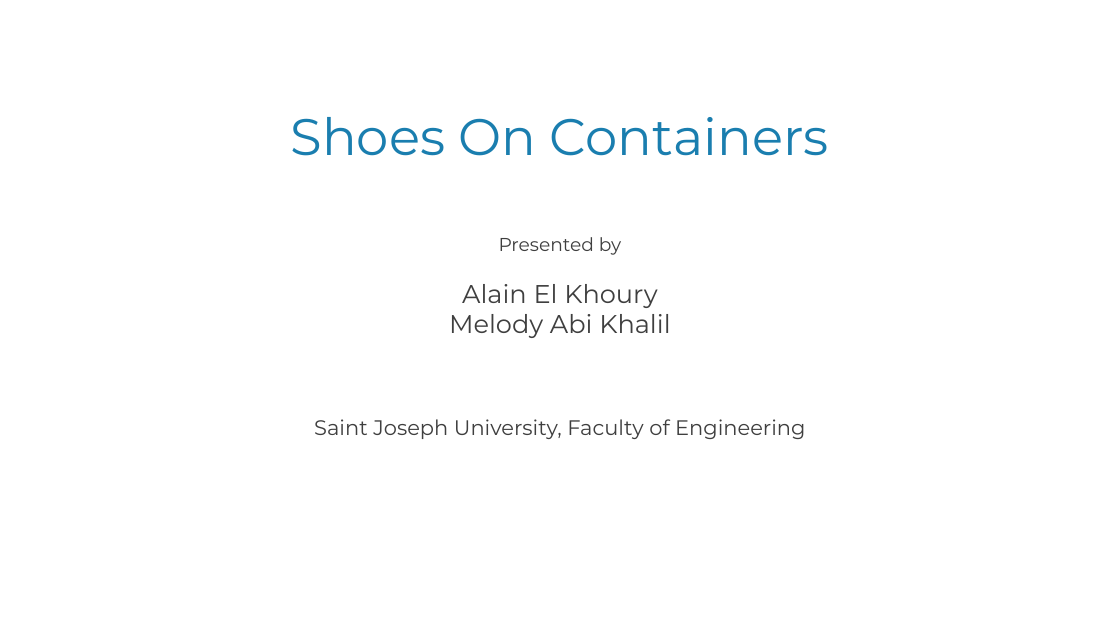
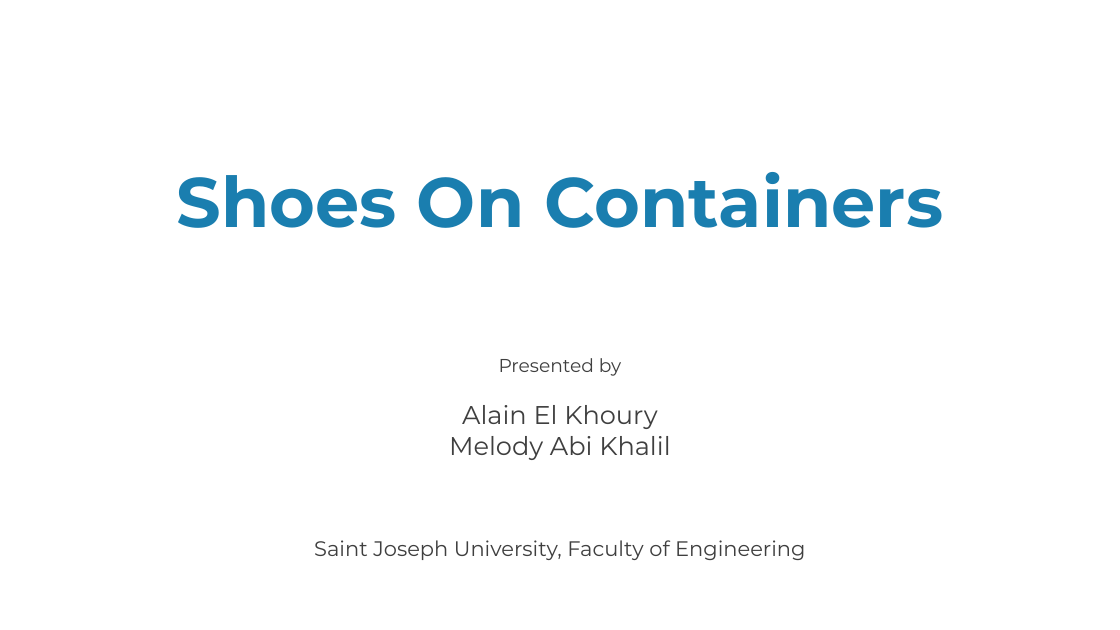
Before and after one commit to alainkhouryy/Project-integration, a slide deck: slide 1 of presentation/Final-Pres.pptx. Drawn at 1120x630 pixels with LibreOffice and Linux fonts; fonts in the diff are those of the drawing. Boxes give left, top, right and bottom in pixels: in the first picture for what was removed or moved away, otherwise in the second. Text is boxed around its words. In the diff, an @@ line names an element or a change of style, - is before the commit and + after.

```diff
--- a/presentation/Final-Pres.pptx
+++ b/presentation/Final-Pres.pptx
@@ text "Shoes On Containers": place and size @@
-text "Shoes On Containers" at <box>291,117,829,156</box>
+text "Shoes On Containers" at <box>177,172,943,228</box>
@@ text "Shoes On Containers" at <box>177,172,943,228</box>: size 44 to 60 pt, bold on @@
@@ text "Presented by": place and size @@
-text "Presented by" at <box>314,237,805,439</box>
+text "Presented by" at <box>314,358,805,560</box>
```
Also in this commit, not shown: 21 other slides changed, 3 slides added.
